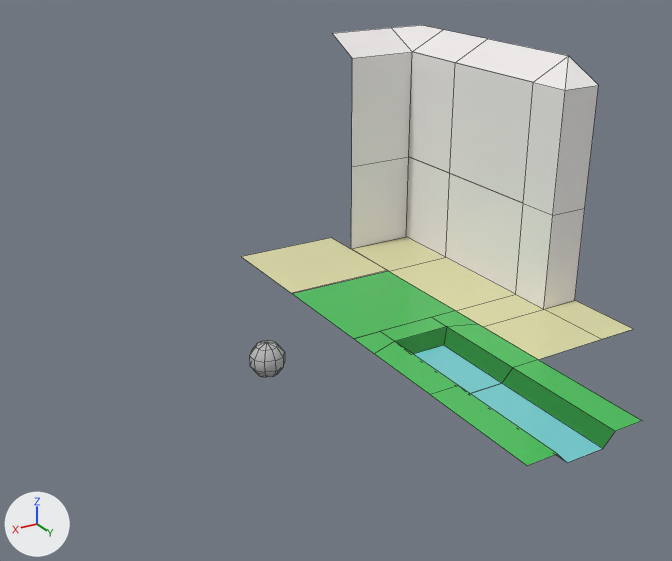
Two versions of the FBX model Assets/Tiles/3D/SM_FinalTiles.fbx, one commit apart.
One viewpoint serves both versions: a 50 mm lens placed at (8.93, 11.02, 6.92), pointed at (2.03, -0.49, 1.17). Lighting does not change. The marker at lower left points along +X, +Y and +Z. Mesh edges are drawn as thin lines. Where no turn or scale is listed for an object, it has been applied to the vertices.

Before the edit, the objects in view are built like this:
```python
ob_solid = bpy.data.objects.new('Solid', me_mesh_012)
ob_solid.location = (4.0, 1.0, 0.0)
ob_wall_innercorner = bpy.data.objects.new('Wall_InnerCorner', me_mesh_009)
ob_wall_innercorner.location = (-1.0, -3.0, 0.0)
ob_wall_innercorner_extension = bpy.data.objects.new('Wall_InnerCorner_Extension', me_mesh_010)
ob_wall_innercorner_extension.location = (-1.0, -3.0, 2.0)
ob_wall_innercorner_finish = bpy.data.objects.new('Wall_InnerCorner_Finish', me_mesh_011)
ob_wall_innercorner_finish.location = (-1.0, -3.0, 4.0)
ob_wall_outercorner = bpy.data.objects.new('Wall_OuterCorner', me_mesh_004)
ob_wall_outercorner.location = (-1.0, 1.0, 0.0)
ob_wall_outercorner_extension = bpy.data.objects.new('Wall_OuterCorner_Extension', me_mesh_005)
ob_wall_outercorner_extension.location = (-1.0, 1.0, 2.0)
ob_wall_up = bpy.data.objects.new('Wall_Up', me_mesh_003)
ob_wall_up.location = (-1.0, -1.0, 0.0)
ob_wall_up_extension = bpy.data.objects.new('Wall_Up_Extension', me_mesh_006)
ob_wall_up_extension.location = (-1.0, -1.0, 2.0)
ob_wall_up_finish = bpy.data.objects.new('Wall_Up_Finish', me_mesh_007)
ob_wall_up_finish.location = (-1.0, -1.0, 4.0)
# also in view: 'Grass_WaterEnd' at (1.0, 1.0, 0.25); 'Grass_Water' at (1.0, 3.0, 0.25); 'Wall_OuterCorner_Finish' at (-1.65, 0.35, 4.18); 'Sand' at (1.0, -3.03, 0.35); 'Grass' at (1.0, -1.0, 0.35)
```
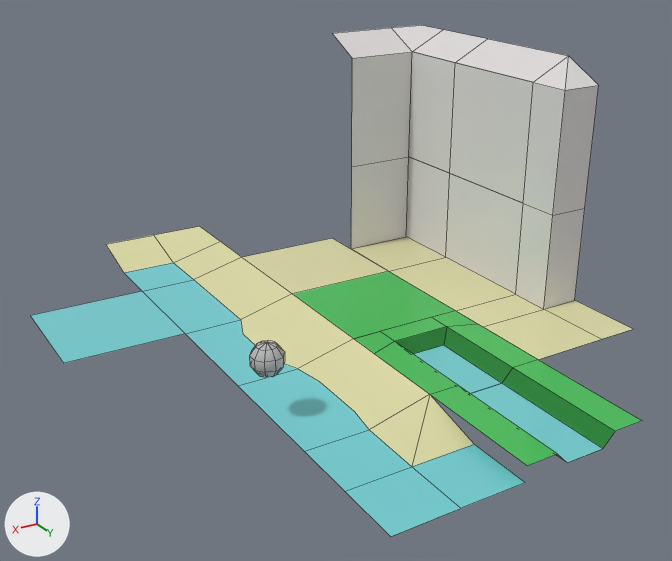
The change, as a diff of the scene's bpy script:
```diff
--- a/Assets/Tiles/3D/SM_FinalTiles.fbx.py
+++ b/Assets/Tiles/3D/SM_FinalTiles.fbx.py
@@ mat_rock @@
 mat_rock = principled_material('Rock')
-mat_rock.base_color = (0.906, 0.871, 0.867)  # white #f4f0ef
+mat_rock.base_color = (0.755, 0.726, 0.723)  # light grey #e1dddd
 mat_rock.roughness = 0.0
@@ me_mesh_015 @@
+me_mesh_015.from_pydata([(-10.0, 1.0, 10.0), (10.0, 1.0, 10.0), (-10.0, 1.0, -10.0), (10.0, 1.0, -10.0)], [], [(0, 1, 3, 2)])
+me_mesh_015.materials.append(mat_water)  # cyan #75d0d4
@@ me_mesh_019 @@
+me_mesh_019.from_pydata([(-1.0, -1.0, 0.35), (1.0, -1.0, 0.1), (-1.0, 1.0, 0.1), (1.0, 1.0, 0.1), (0.0, 1.0, 0.1), (0.0, -1.0, 0.1), (1.0, 0.0, 0.1), (0.0, 0.0, 0.1), (-1.0, 0.0, 0.1)], [], [(8, 7, 4, 2), (1, 6, 7, 5), (8, 0, 7), (3, 4, 7, 6), (0, 5, 7)])
+for i in [2, 4]: me_mesh_019.polygons[i].material_index = 1
+me_mesh_019.materials.append(mat_water)  # cyan #75d0d4
+me_mesh_019.materials.append(mat_sand)  # beige #e0dea8
@@ me_mesh_017 @@
+me_mesh_017.from_pydata([(-1.0, -1.0, 0.35), (1.0, -1.0, 0.1), (-1.0, 1.0, 0.35), (1.0, 1.0, 0.1), (0.0, 1.0, 0.1), (0.0, -1.0, 0.1), (0.2, -0.5, 0.1), (0.2, 0.5, 0.1)], [], [(0, 5, 6, 7, 4, 2), (1, 3, 4, 7, 6, 5)])
+for i in [0]: me_mesh_017.polygons[i].material_index = 1
+me_mesh_017.materials.append(mat_water)  # cyan #75d0d4
+me_mesh_017.materials.append(mat_sand)  # beige #e0dea8
@@ me_mesh_018 @@
+me_mesh_018.from_pydata([(-1.0, -1.0, 0.35), (1.0, -1.0, 0.1), (-1.0, 1.0, 0.35), (1.0, 1.0, 0.1), (0.0, 1.0, 0.1), (0.0, -1.0, 0.1), (-0.09, -0.5, 0.1), (-0.09, 0.5, 0.1)], [], [(0, 5, 6, 7, 4, 2), (1, 3, 4, 7, 6, 5)])
+for i in [0]: me_mesh_018.polygons[i].material_index = 1
+me_mesh_018.materials.append(mat_water)  # cyan #75d0d4
+me_mesh_018.materials.append(mat_sand)  # beige #e0dea8
@@ me_mesh_016 @@
+me_mesh_016.from_pydata([(-1.0, -1.0, 0.35), (1.0, -1.0, 0.35), (-1.0, 1.0, 0.35), (1.0, 1.0, 0.1), (0.0, 1.0, 0.1), (0.0, -1.0, 0.35), (1.0, 0.0, 0.1), (0.0, 0.0, 0.1), (-1.0, 0.0, 0.35)], [], [(8, 7, 4, 2), (1, 6, 7, 5), (0, 5, 7, 8), (3, 4, 7, 6)])
+for i in [0, 1, 2]: me_mesh_016.polygons[i].material_index = 1
+me_mesh_016.materials.append(mat_water)  # cyan #75d0d4
+me_mesh_016.materials.append(mat_sand)  # beige #e0dea8
@@ me_mesh_014 @@
+me_mesh_014.from_pydata([(-1.0, -1.0, 0.35), (1.0, -1.0, 0.1), (-1.0, 1.0, 0.35), (1.0, 1.0, 0.1), (0.0, 1.0, 0.1), (0.0, -1.0, 0.1)], [], [(0, 5, 4, 2), (1, 3, 4, 5)])
+for i in [0]: me_mesh_014.polygons[i].material_index = 1
+me_mesh_014.materials.append(mat_water)  # cyan #75d0d4
+me_mesh_014.materials.append(mat_sand)  # beige #e0dea8
@@ ob_water @@
-ob_water = bpy.data.objects.new('Water', None)
-ob_water.location = (1.0, -3.0, 0.0)
+ob_water = bpy.data.objects.new('Water', me_mesh_015)
+ob_water.location = (5.0, -3.0, 0.0)
 ob_water.rotation_euler = (1.571, 0.0, 0.0)  # degrees (90, 0, 0)
@@ ob_sand @@
 ob_sand = bpy.data.objects.new('Sand', me_mesh_013)
-ob_sand.location = (1.0, -3.03, 0.0)
+ob_sand.location = (1.0, -3.0, 0.0)
@@ ob_water_sand__outer_corner @@
+ob_water_sand__outer_corner = bpy.data.objects.new('Water_Sand__Outer_Corner', me_mesh_019)
+ob_water_sand__outer_corner.location = (3.0, 3.0, 0.0)
@@ ob_water_sand_varb @@
+ob_water_sand_varb = bpy.data.objects.new('Water_Sand_varB', me_mesh_017)
+ob_water_sand_varb.location = (3.0, -1.0, 0.0)
@@ ob_water_sand_varc @@
+ob_water_sand_varc = bpy.data.objects.new('Water_Sand_varC', me_mesh_018)
+ob_water_sand_varc.location = (3.0, 1.0, 0.0)
@@ ob_water_sand_inner_corner @@
+ob_water_sand_inner_corner = bpy.data.objects.new('Water_Sand_Inner_Corner', me_mesh_016)
+ob_water_sand_inner_corner.location = (3.0, -5.0, 0.0)
@@ ob_water_sand_vara @@
+ob_water_sand_vara = bpy.data.objects.new('Water_Sand_varA', me_mesh_014)
+ob_water_sand_vara.location = (3.0, -3.0, 0.0)
```

Location of each change, (x1, y1, x2, y2) in pixels of the pictures (672 x 561 px):
'Water_Sand__Outer_Corner', added (cyan): after (305, 395, 525, 536)
'Water_Sand_varC', added: after (238, 339, 430, 451)
'Wall_InnerCorner_Extension', recoloured: (352, 52, 455, 173) in both
'Wall_Up', recoloured (white to grey): (389, 174, 523, 295) in both
'Wall_InnerCorner', recoloured: (351, 157, 450, 271) in both
'Wall_Up_Extension', recoloured: (450, 63, 533, 203) in both
'Wall_OuterCorner_Extension', recoloured: (524, 82, 598, 215) in both
'Water_Sand_varB', added: after (185, 294, 353, 385)
'Water', now drawn (cyan): after (30, 291, 185, 363)
'Water_Sand_varA', added: after (143, 257, 292, 333)
'Water_Sand_Inner_Corner', added (beige): after (106, 226, 241, 291)
'Sand', moved: before (242, 238, 387, 293); after (243, 238, 388, 294)
'Wall_InnerCorner_Finish', recoloured: (333, 25, 487, 63) in both
'Wall_Up_Finish', recoloured: (456, 39, 568, 82) in both
'Wall_OuterCorner_Finish', recoloured: (534, 56, 598, 90) in both
